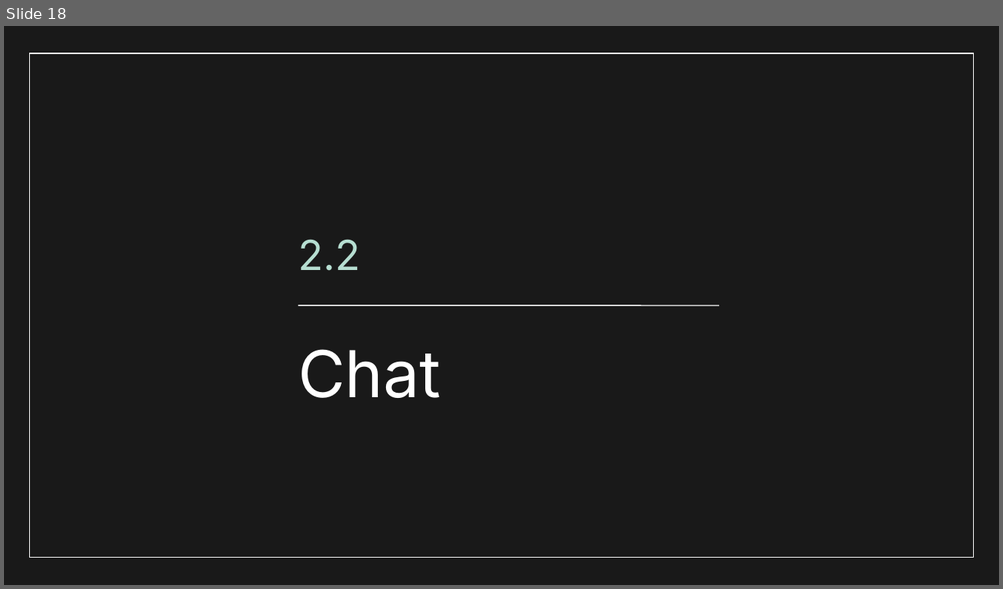
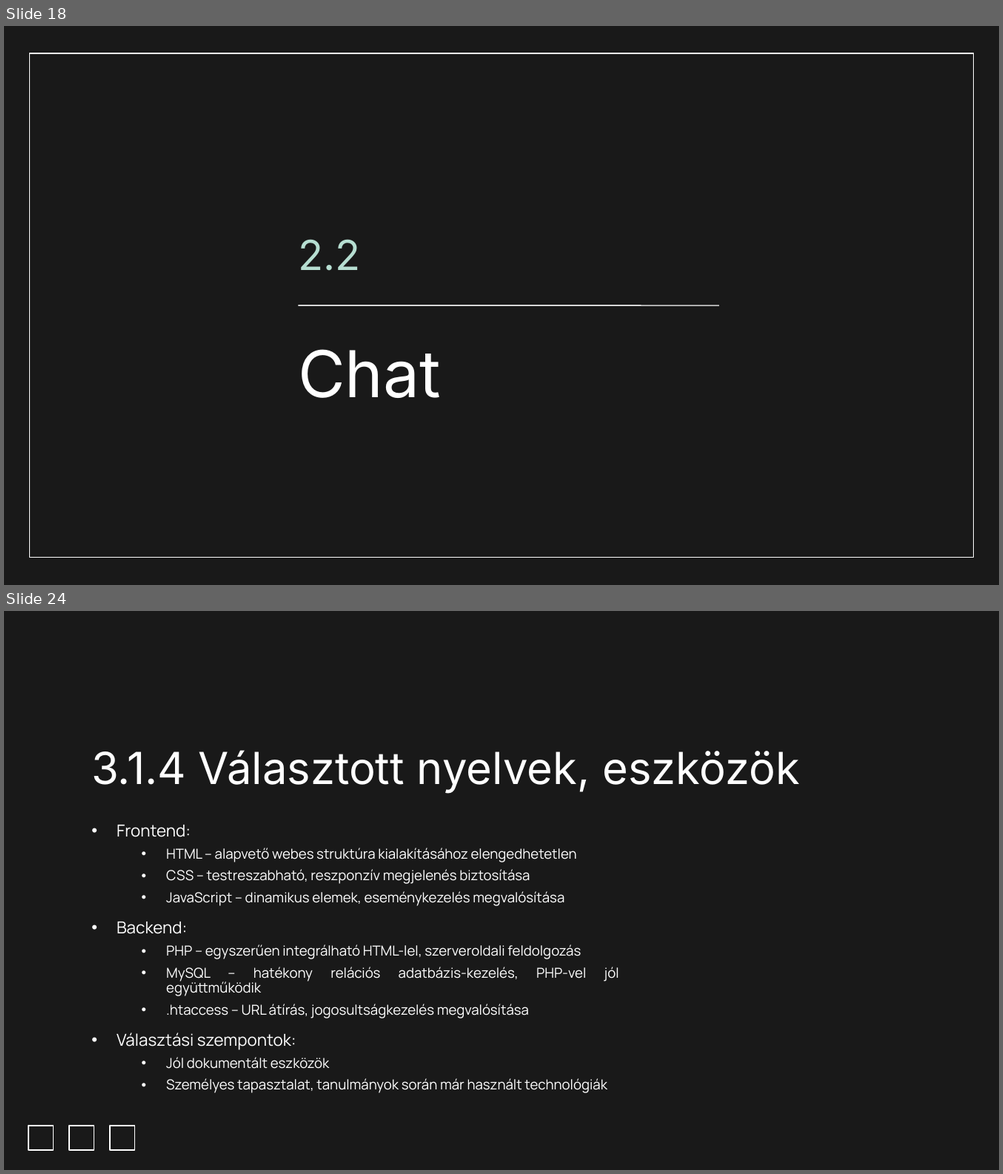
Before and after one commit to Dominik488/ViszgaRemek, a slide deck: documentation.pptx. Shown one above the other, each under a label of ours: slide 18 before the commit, slides 18 and 24 after it; the slides between them are not shown. The pictures are 1003x589 and 1003x1174 pixels, drawn with LibreOffice and Linux fonts; fonts in the diff are those of the drawing; background and template pictures are left out. Boxes give left, top, right and bottom in pixels: in the first picture for what was removed or moved away, otherwise in the second. Text is boxed around its words. In the diff, an @@ line names an element or a change of style, - is before the commit and + after.

```diff
--- a/documentation.pptx
+++ b/documentation.pptx
@@ slide 24 added at (4, 611, 999, 1170), background #191919 @@
@@ title added at (91, 750, 799, 794), 32 pt, text #FFFFFF @@
+3.1.4 Választott nyelvek, eszközök
@@ subtitle added at (116, 825, 619, 1093), 10 pt, text #FFFFFF @@
+• Frontend:
+  • HTML – alapvető webes struktúra kialakításához elengedhetetlen
+  • CSS – testreszabható, reszponzív megjelenés biztosítása
+  • JavaScript – dinamikus elemek, eseménykezelés megvalósítása
+• Backend:
+  • PHP – egyszerűen integrálható HTML-lel, szerveroldali feldolgozás
+  • MySQL – hatékony relációs adatbázis-kezelés, PHP-vel jól együttműködik
+  • .htaccess – URL átírás, jogosultságkezelés megvalósítása
+• Választási szempontok:
+  • Jól dokumentált eszközök
+  • Személyes tapasztalat, tanulmányok során már használt technológiák
@@ rectangle added at (29, 1126, 54, 1151), outline #FFFFFF 0.75 pt @@
@@ rectangle added at (70, 1126, 94, 1151), outline #FFFFFF 0.75 pt @@
@@ rectangle added at (109, 1126, 134, 1151), outline #FFFFFF 0.75 pt @@
```
Also in this commit, not shown: 12 slides changed, 22 other slides added, 4 slides removed.
